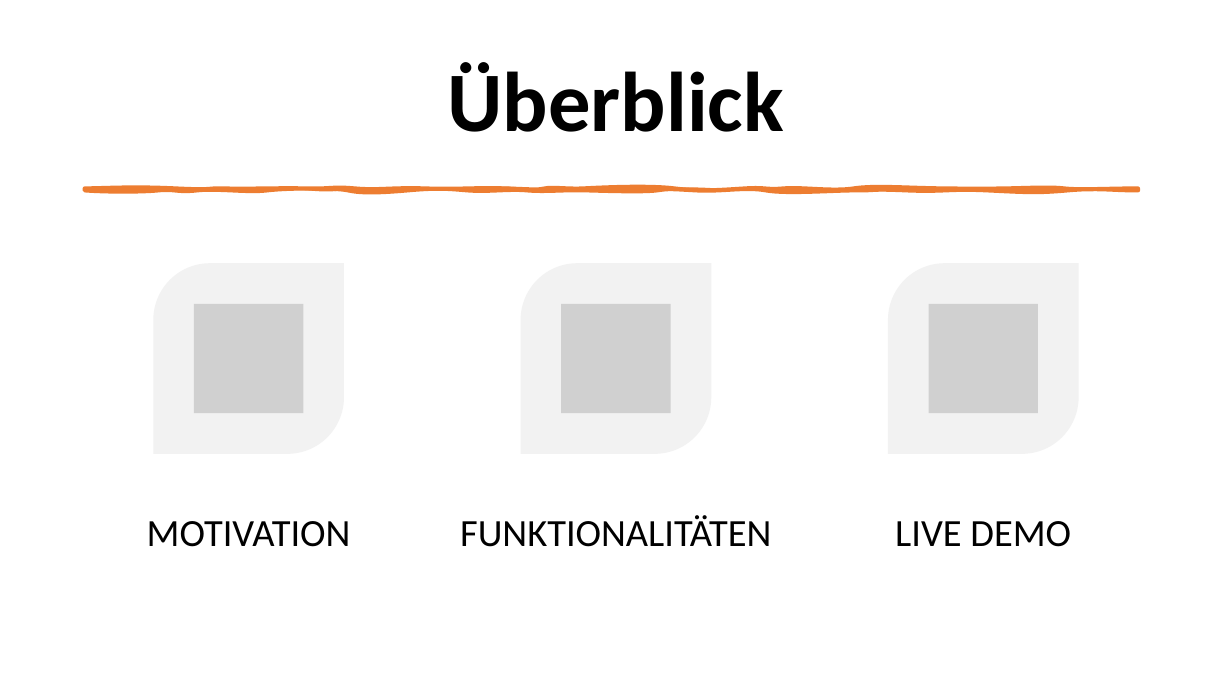
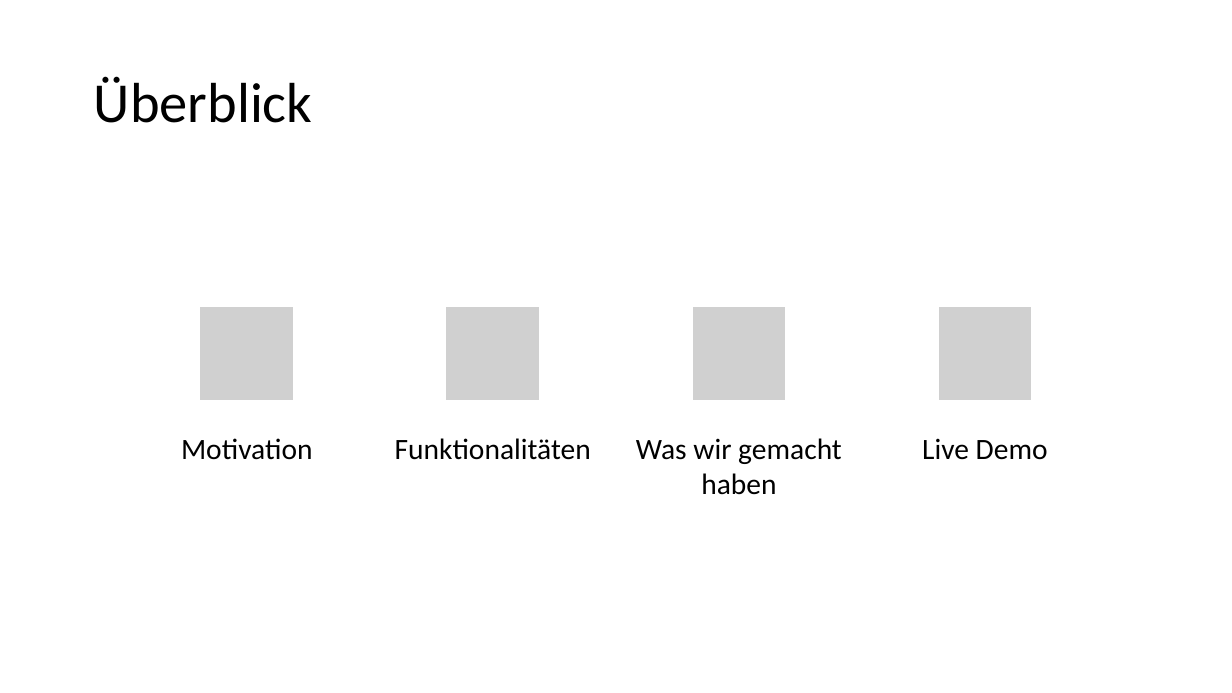
Before and after one commit to ab321/stayfit, a slide deck: slide 3 of powerpoint/stayfit.pptx (slide 2 before the commit). Drawn at 1232x693 pixels with LibreOffice and Linux fonts; fonts in the diff are those of the drawing; grey boxes stand for pictures. Boxes give left, top, right and bottom in pixels: in the first picture for what was removed or moved away, otherwise in the second. Text is boxed around its words. In the diff, an @@ line names an element or a change of style, - is before the commit and + after.

```diff
--- a/powerpoint/stayfit.pptx
+++ b/powerpoint/stayfit.pptx
@@ title "Überblick" at bbox=[94, 76, 312, 123]: size 66 to 44 pt, bold off; alignment centre to left @@
@@ freeform shape removed at bbox=[85, 189, 1139, 190] @@
@@ group removed at bbox=[153, 263, 1079, 454]: 3 round diag rects, 1 picture @@
@@ picture: place and size @@
-picture at bbox=[194, 304, 303, 413]
+picture at bbox=[200, 306, 294, 400]
@@ picture added at bbox=[446, 306, 541, 400] @@
@@ picture added at bbox=[692, 306, 787, 400] @@
@@ picture: place and size @@
-picture at bbox=[929, 304, 1038, 413]
+picture at bbox=[938, 306, 1032, 400]
@@ text at bbox=[181, 438, 312, 460]: text changed; size 30 to 23 pt @@
-MOTIVATION
+Motivation
@@ text at bbox=[395, 438, 591, 460]: text changed; size 30 to 23 pt @@
-FUNKTIONALITÄTEN
+Funktionalitäten
@@ text added at bbox=[636, 438, 842, 495], 23 pt, text #000000 @@
+Was wir gemacht haben
@@ text at bbox=[922, 438, 1048, 460]: text changed; size 30 to 23 pt @@
-LIVE DEMO
+Live Demo
```
Also in this commit, not shown: 1 other slide changed, 5 slides added, 1 slide removed, 8 other files.
